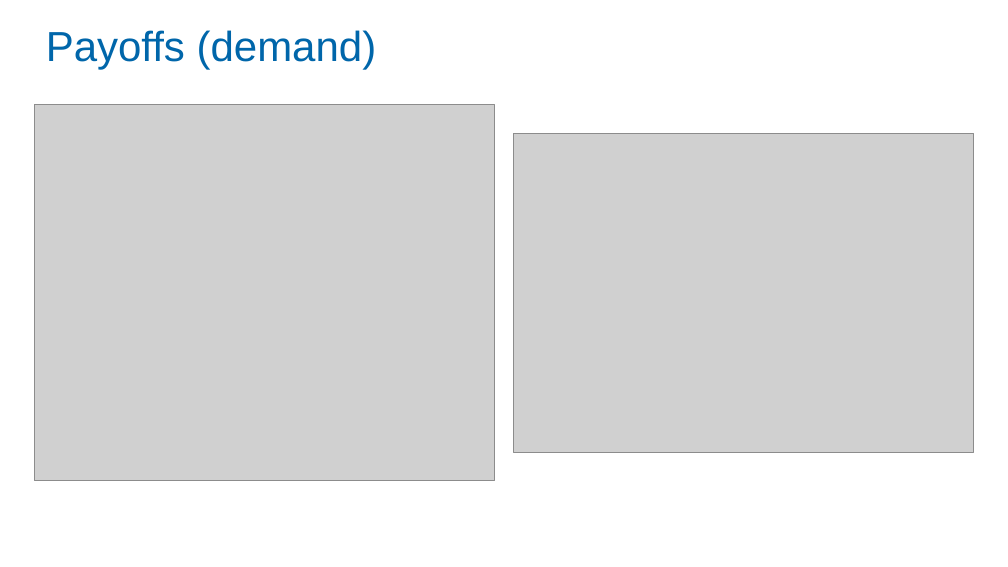
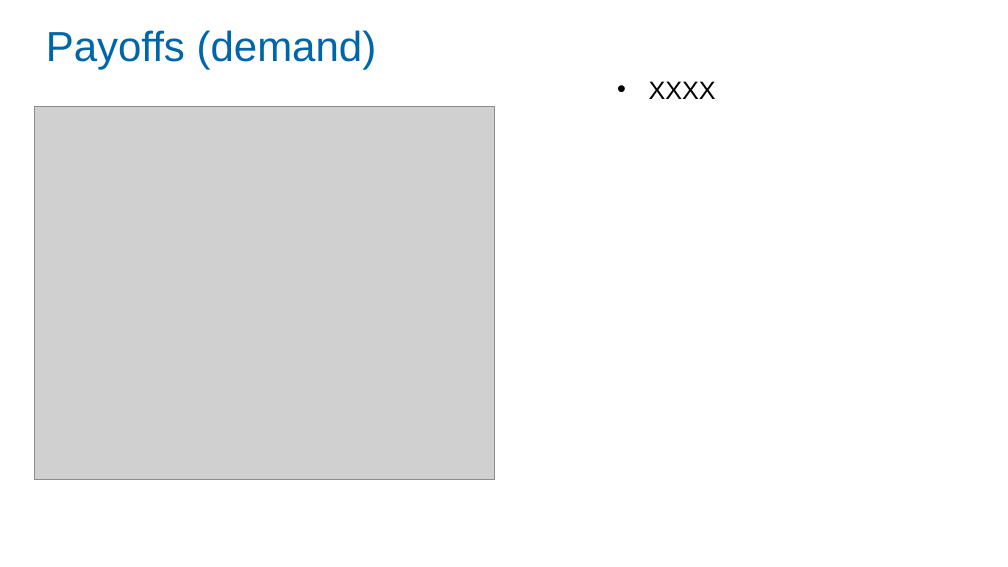
Before and after one commit to Zjub/TVHENZ, a slide deck: slide 17 of MF coordination/SI_game/RBA Coffee Monetary and Fiscal Policy Coordination.pptx (slide 16 before the commit). Drawn at 1008x567 pixels with LibreOffice and Linux fonts; fonts in the diff are those of the drawing; grey boxes stand for pictures. Boxes give left, top, right and bottom in pixels: in the first picture for what was removed or moved away, otherwise in the second. Text is boxed around its words. In the diff, an @@ line names an element or a change of style, - is before the commit and + after.

```diff
--- a/MF coordination/SI_game/RBA Coffee Monetary and Fiscal Policy Coordination.pptx
+++ b/MF coordination/SI_game/RBA Coffee Monetary and Fiscal Policy Coordination.pptx
@@ text added at <box>649,81,716,99</box>, 18 pt, text #000000 @@
+• XXXX
@@ picture removed at <box>513,133,974,452</box> @@
```
Also in this commit, not shown: 14 other slides changed, 4 slides added, 1 slide removed, 7 other files.
